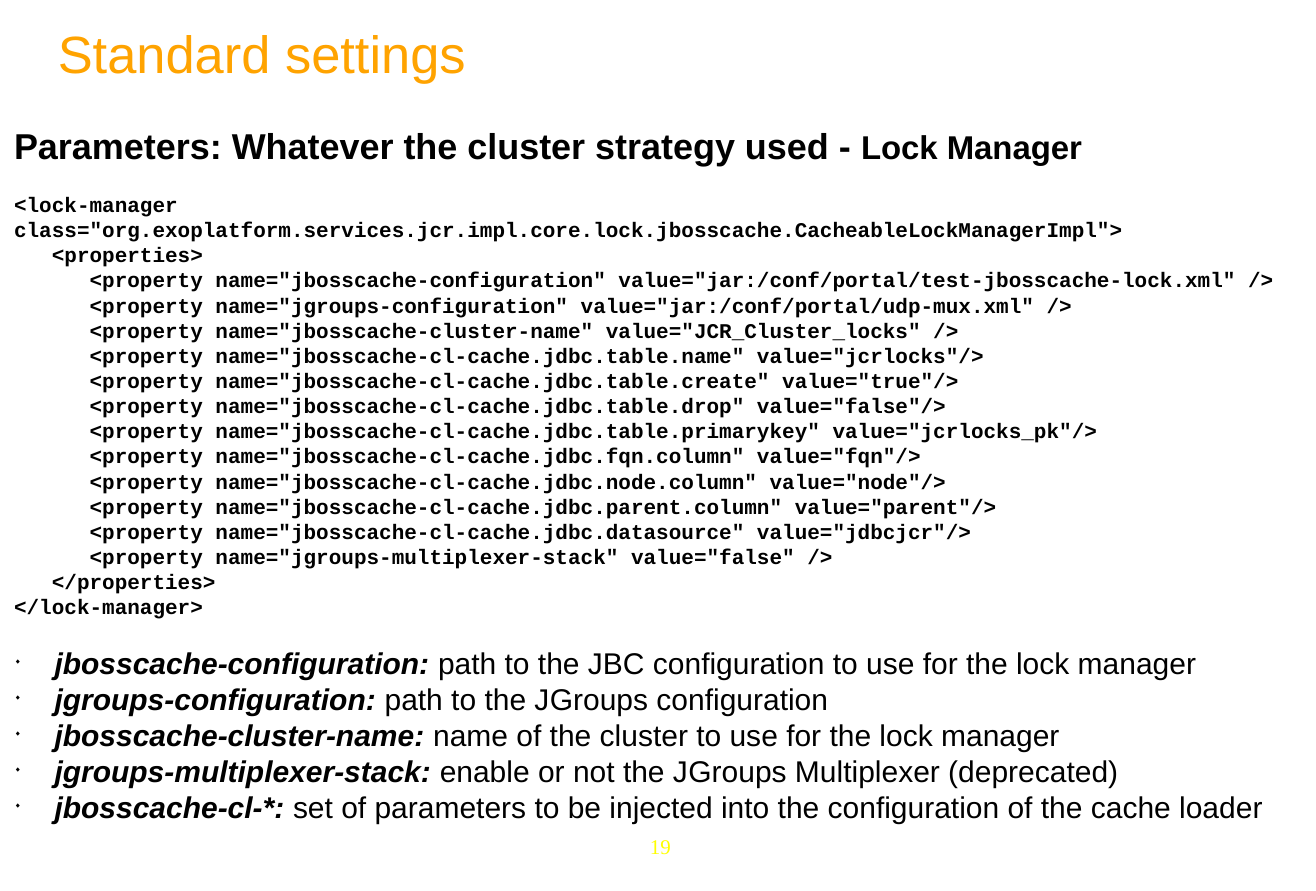
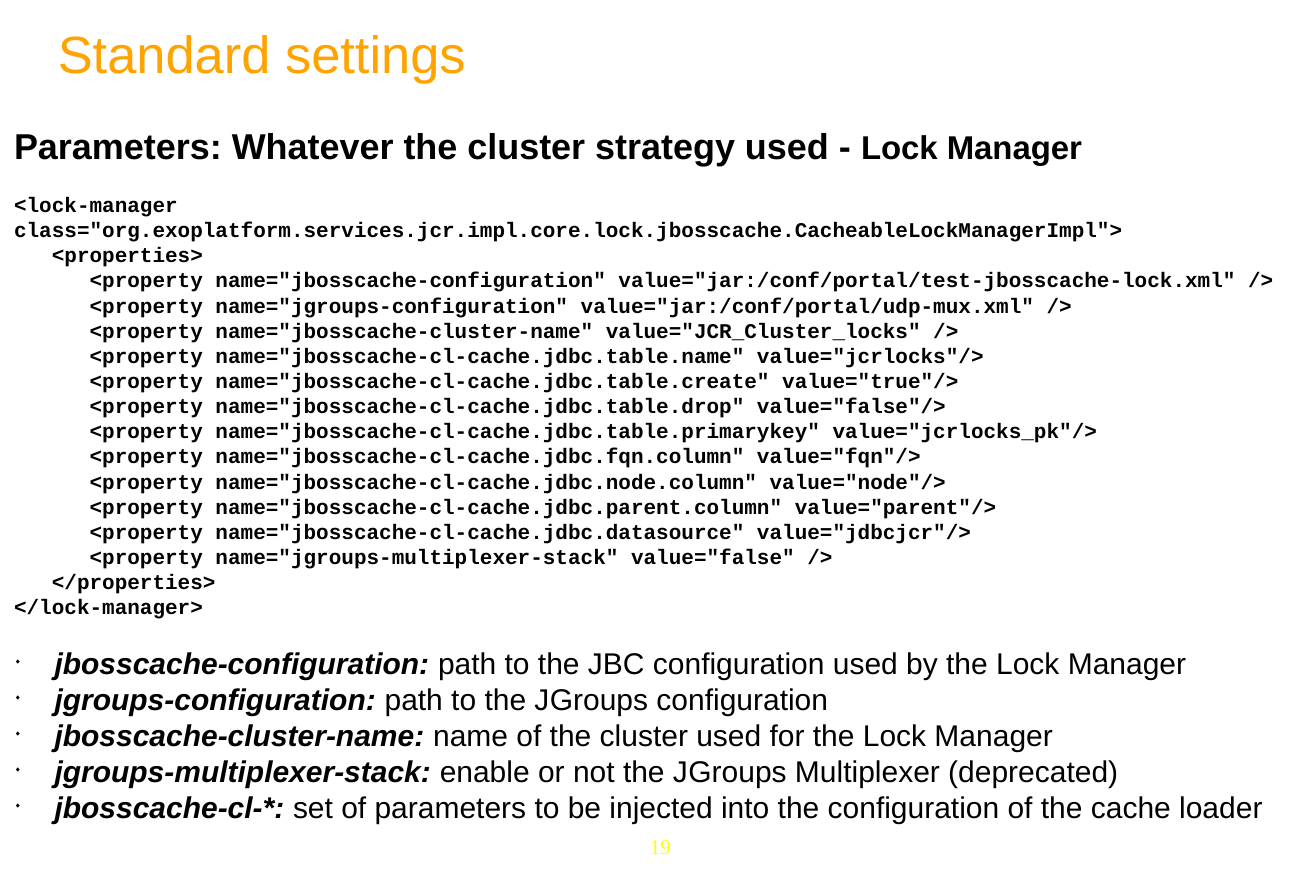
Before and after one commit to anhvurz90/training, a slide deck: slide 19 of JPP6-JCR/Day-5.pptx. Drawn at 1316x891 pixels with LibreOffice and Linux fonts; fonts in the diff are those of the drawing; background and template pictures are left out. Boxes give left, top, right and bottom in pixels: in the first picture for what was removed or moved away, otherwise in the second. Text is boxed around its words. In the diff, an @@ line names an element or a change of style, - is before the commit and + after.

```diff
--- a/JPP6-JCR/Day-5.pptx
+++ b/JPP6-JCR/Day-5.pptx
@@ text at (55, 652, 1186, 679): text changed @@
-◆ jbosscache-configuration: path to the JBC configuration to use for the lock manager
+◆ jbosscache-configuration: path to the JBC configuration used by the Lock Manager
@@ text at (55, 724, 1052, 751): text changed @@
-◆ jbosscache-cluster-name: name of the cluster to use for the lock manager
+◆ jbosscache-cluster-name: name of the cluster used for the Lock Manager
```
Also in this commit, not shown: 3 other slides changed, 1 other file.
